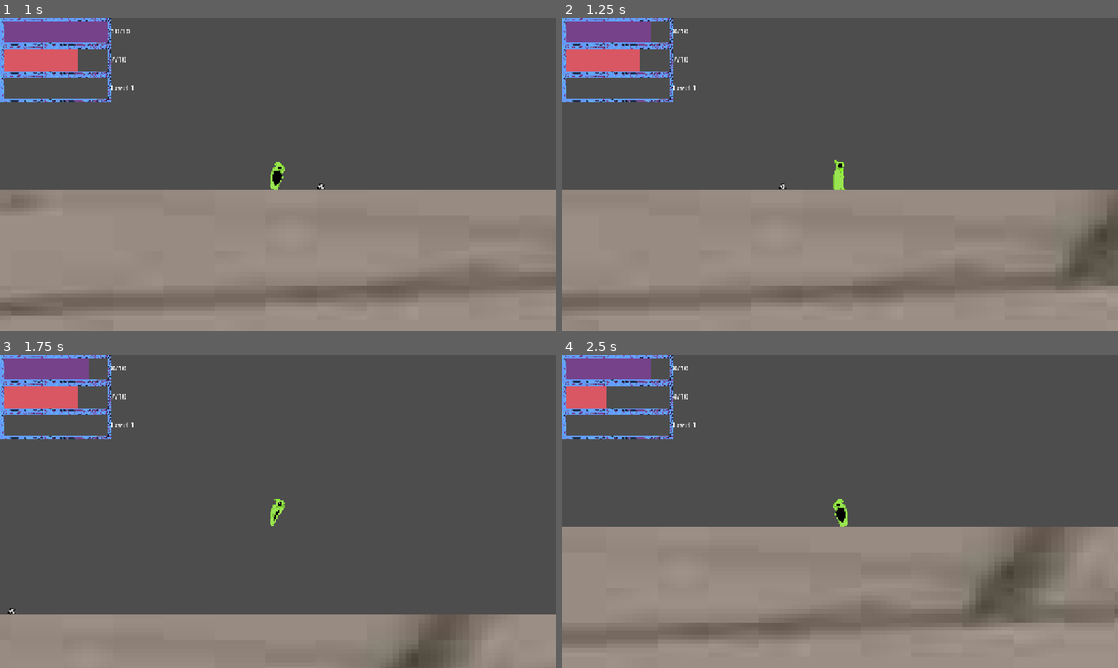
Above: before the commit, frames 1-4 (two rows, left to right).
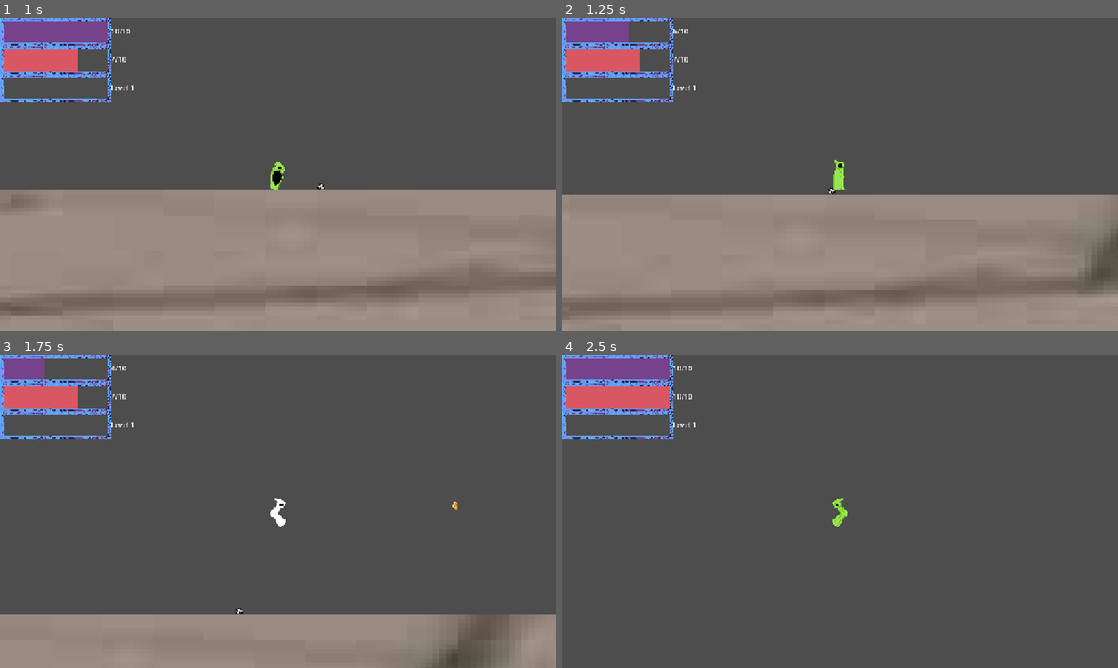
Above: after the commit, the same moments.

Repository: BigGaetan/Doom-rogue-like
Game: Godot game, scene res://scenes/level.tscn
Same seed, same stepped clock (60 frames per second), same inputs: the game is played once before the commit and once after it.
Inputs:
- Up to frame 1 (1 s): tap Enter (ui_accept) at 0.5, 0.77 s; hold Right (ui_right) from 0.53 s (still down); tap E (cast_spell) at 0.6 s
- Up to frame 2 (1.25 s): keep holding Right (ui_right)
- Up to frame 3 (1.75 s): keep holding Right (ui_right); tap E (cast_spell) at 1.35 s; tap Enter (ui_accept) at 1.52 s
- Up to frame 4 (2.5 s): release Right (ui_right) at 2.03 s; hold Left (ui_left) from 2.03 s (still down); tap E (cast_spell) at 2.1 s

Frame 1 is identical in both runs. In frame 2, 3.5% of the frame differs, in the area x 0-100%, y 1-97%; in frame 3, 3.3%; in frame 4, 45%, in the area x 0-100%, y 1-100%.

Commit message:
mdr le hit

Diff:
--- a/scripts/global.gd
+++ b/scripts/global.gd
@@ -6,7 +6,7 @@
 var speed_enemy = 15.0
 var speed_player = 20.0
 var speed_fireball = 125.0
-var knockback_force = 1500.0
+var knockback_force = 150.0
 
 func _input(event):
 	if Input.is_action_just_pressed("modify_menu"):
--- a/scripts/player.gd
+++ b/scripts/player.gd
@@ -11,7 +11,7 @@
 var knockback_vertical = -20
 
 var is_knockback = false
-var knockback_timer = 0.2
+var knockback_timer = 2
 
 # HP
 var max_hp = 10
@@ -55,9 +55,9 @@
 	if velocity.x != 0:
 		anim.flip_h = velocity.x < 0
 
-	if is_knockback :
-		move_and_slide()
-		return
+	#if is_knockback :
+		#move_and_slide()
+		#return
 
 
 	## test pour l'ajout et reduction des bars
